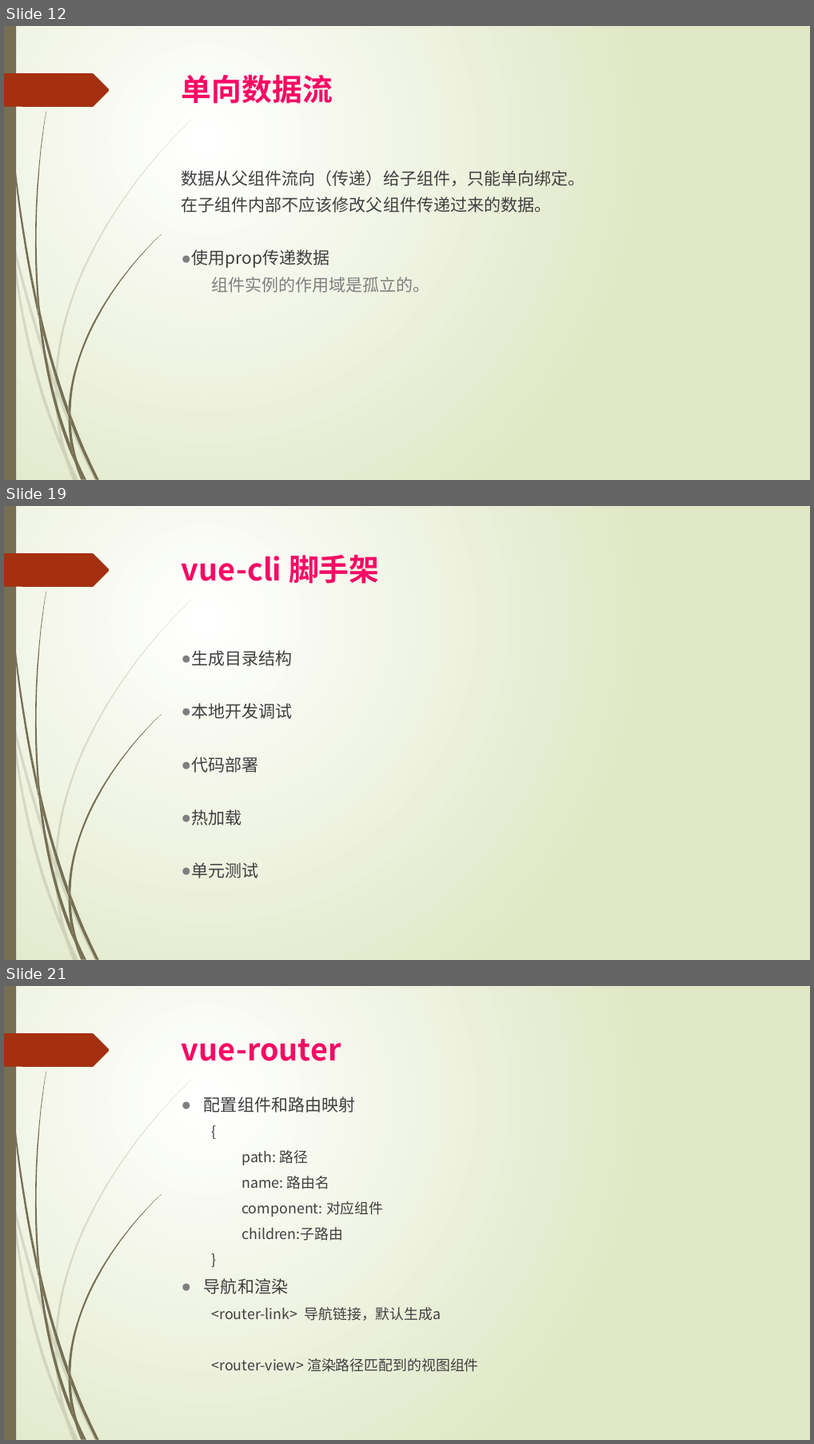
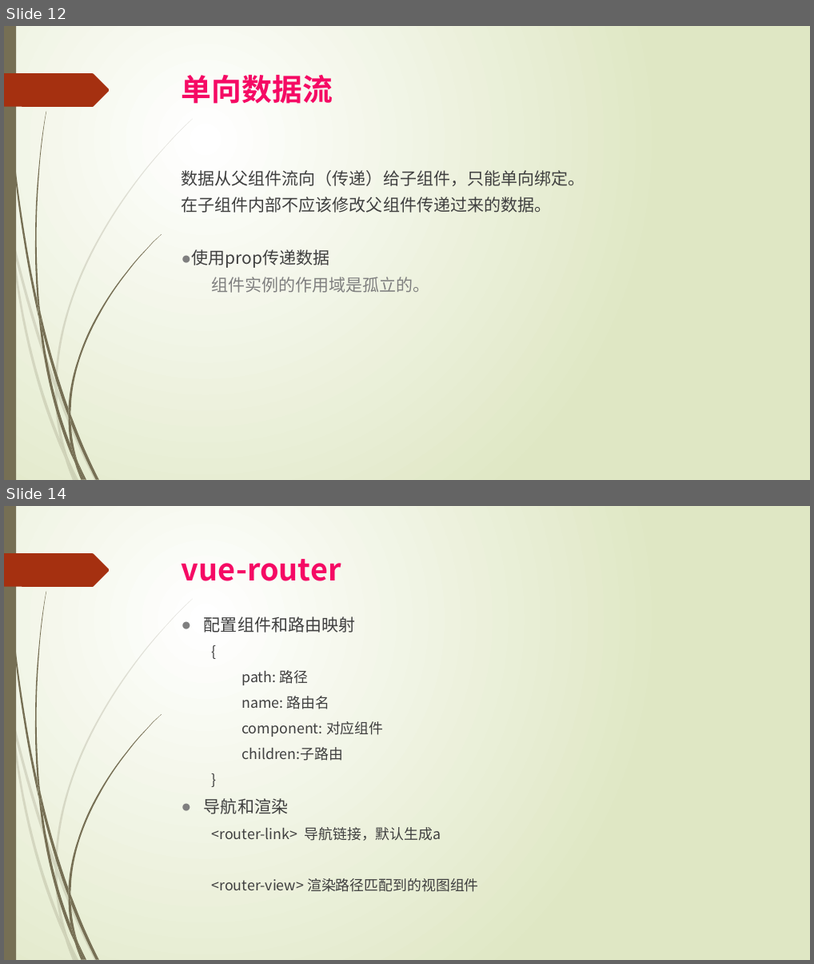
Before and after one commit to zhenzhen0321/qishoucode, a slide deck: vue分享.pptx. Shown one above the other, each under a label of ours: slides 12, 19 and 21 before the commit, slides 12 and 14 after it; the slides between them are not shown. The pictures are 814x1444 and 814x964 pixels, drawn with LibreOffice and Linux fonts; fonts in the diff are those of the drawing. Boxes give left, top, right and bottom in pixels: in the first picture for what was removed or moved away, otherwise in the second. Text is boxed around its words. In the diff, an @@ line names an element or a change of style, - is before the commit and + after.

Commit message:
测试

```diff
--- a/vue分享.pptx
+++ b/vue分享.pptx
@@ slide 19 removed at <box>4,506,810,960</box>, background gradient #FFFFFF to #DFE8C4; not listed: 24 template elements that a slide beside it also shows @@
@@ title removed at <box>182,555,379,584</box> @@
-vue-cli 脚手架
@@ text removed at <box>191,650,292,878</box> @@
-  ● 生成目录结构
-  ● 本地开发调试
-  ● 代码部署
-  ● 热加载
-  ● 单元测试
@@ what was slide 21 is now slide 14 @@
```
Also in this commit, not shown: 3 slides changed, 1 slide added, 7 other slides removed, 1 other file.
